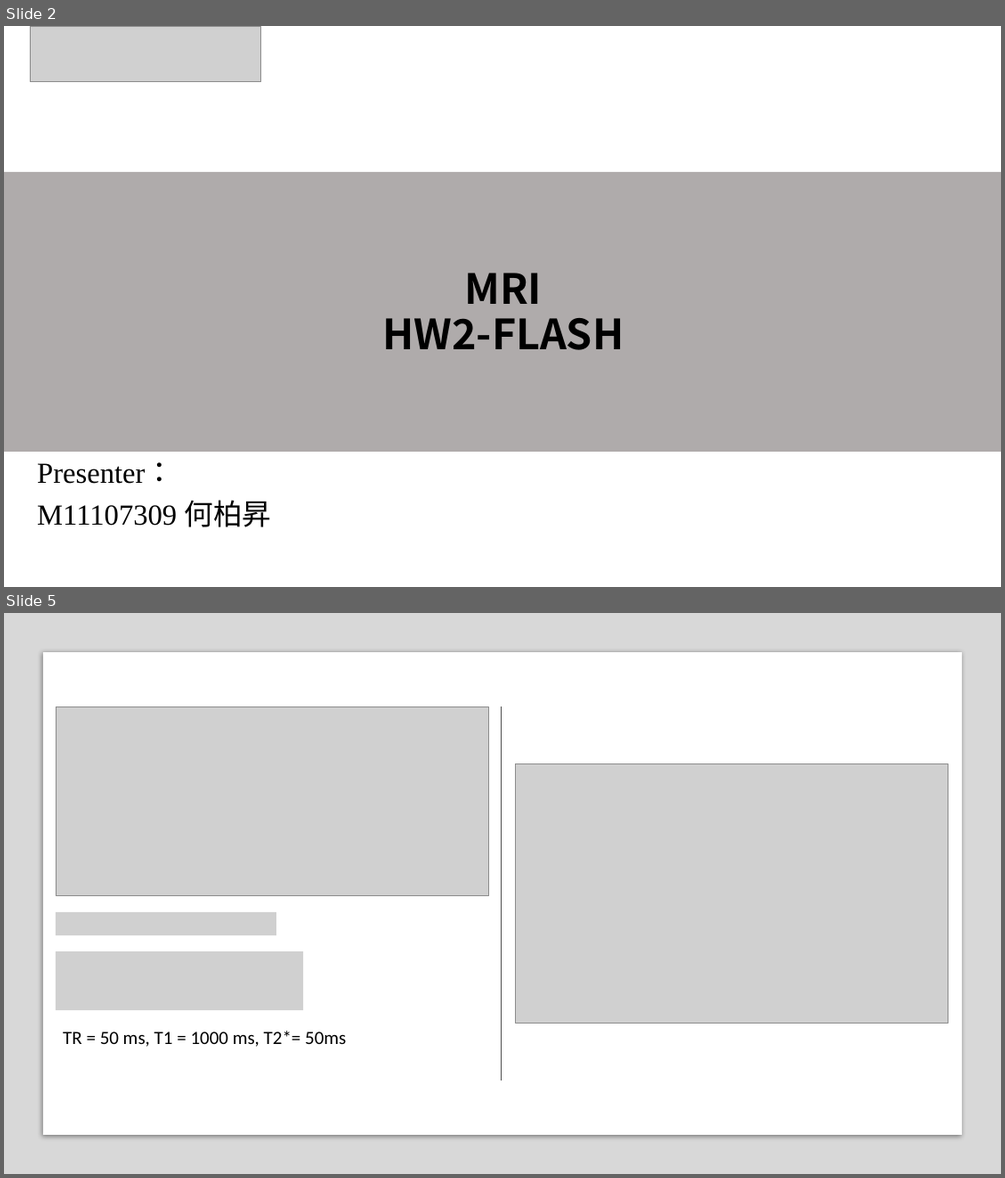
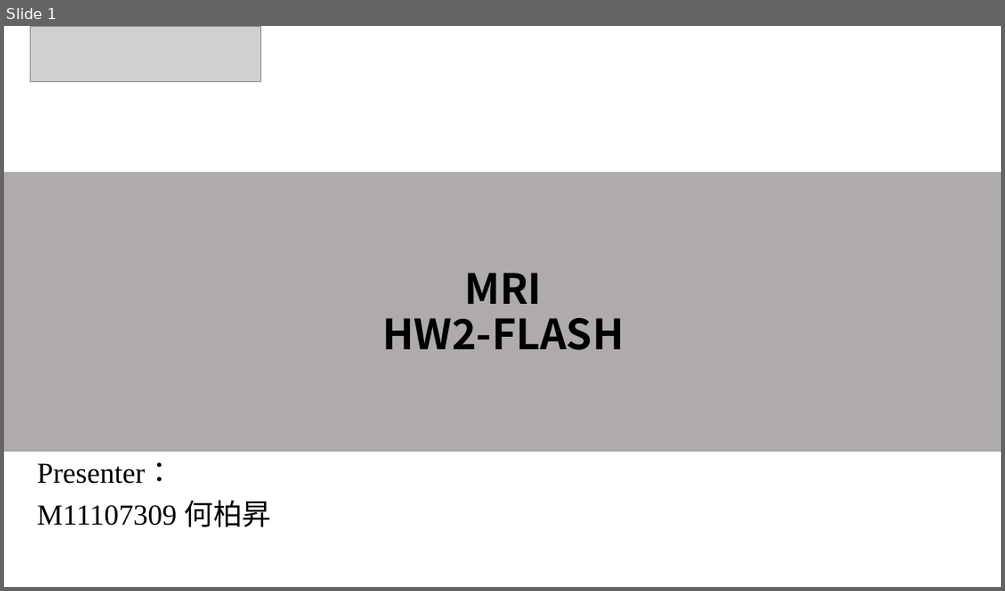
Before and after one commit to DanielHo-BS/MRI, a slide deck: FLASH_HW2/HW2.pptx. Shown one above the other, each under a label of ours: slides 2 and 5 before the commit, slide 1 after it; the slides between them are not shown. The pictures are 1005x1178 and 1005x591 pixels, drawn with LibreOffice and Linux fonts; fonts in the diff are those of the drawing; grey boxes stand for pictures. Boxes give left, top, right and bottom in pixels: in the first picture for what was removed or moved away, otherwise in the second. Text is boxed around its words. In the diff, an @@ line names an element or a change of style, - is before the commit and + after.

```diff
--- a/FLASH_HW2/HW2.pptx
+++ b/FLASH_HW2/HW2.pptx
@@ slide 5 removed at [4,613,1001,1174], background #FFFFFF @@
@@ rectangle removed at [4,613,1001,1174] @@
@@ rectangle removed at [43,653,962,1135] @@
@@ picture removed at [56,706,488,896] @@
@@ line removed from (502, 706) to (502, 1080) @@
@@ picture removed at [516,764,948,1022] @@
@@ picture removed at [56,912,276,935] @@
@@ picture removed at [56,952,303,1011] @@
@@ text removed at [63,1030,346,1046] @@
-TR = 50 ms, T1 = 1000 ms, T2*= 50ms
@@ what was slide 2 is now slide 1 @@
```
Also in this commit, not shown: 3 slides changed, 23 slides added, 6 other slides removed, 6 other files.
